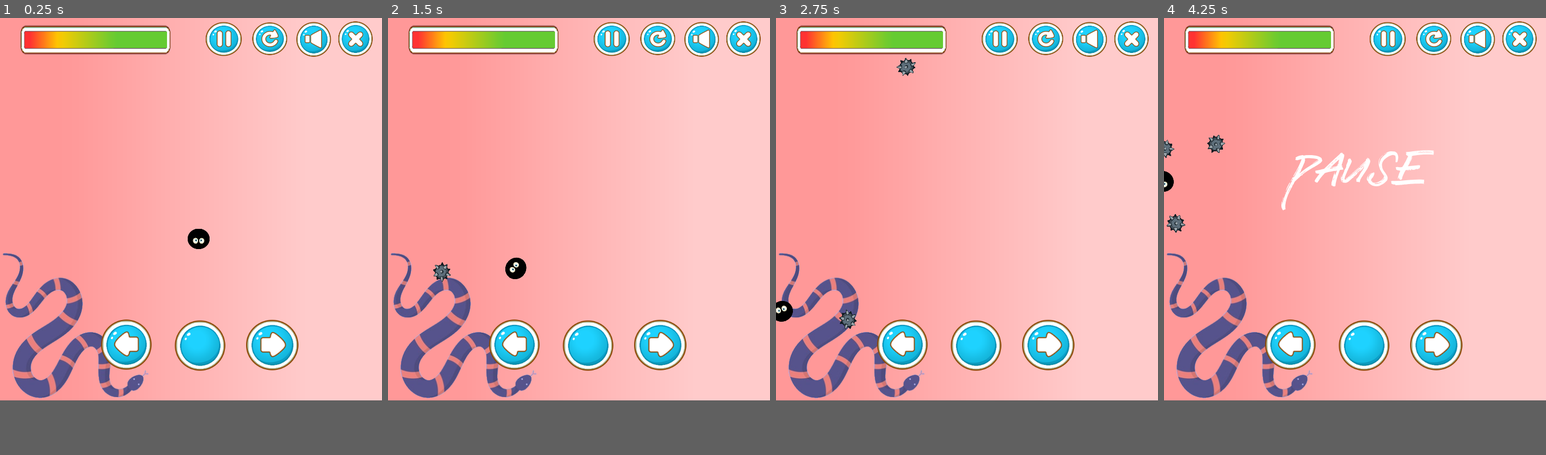
Above: before the commit, frames 1-4 (left to right).
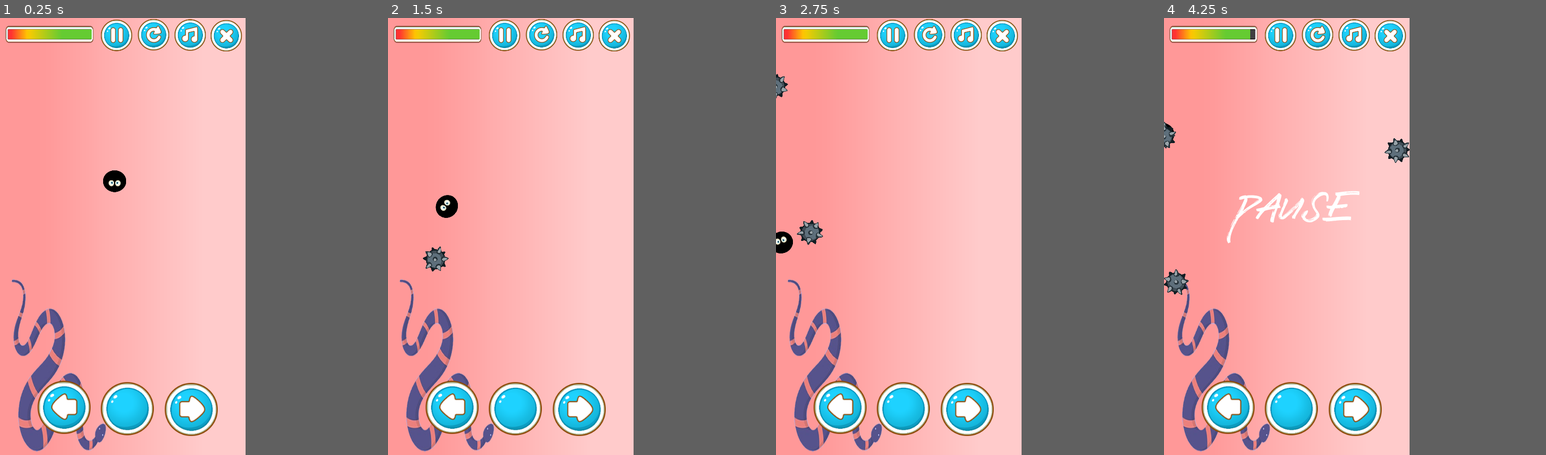
Above: after the commit, the same moments.

Repository: Rahisbel/Battle-Snake
Game: Godot game, scene res://Escenas/Main.tscn
The game is run twice, just before and just after one commit, with the same random seed, the same clock (stepped at 60 frames per second) and the same inputs. This scene is started directly instead of the project's main scene.
Inputs:
- Up to frame 1 (0.25 s): no input
- Up to frame 2 (1.5 s): hold Right (ui_right) 0.53-1.28 s; tap M (music) at 0.6, 1.35 s; hold Left (ui_left) from 1.28 s (still down)
- Up to frame 3 (2.75 s): release Left (ui_left) at 2.03 s; hold Right (ui_right) from 2.03 s (still down); tap M (music) at 2.1 s
- Up to frame 4 (4.25 s): release Right (ui_right) at 2.78 s; hold Up (ui_up) 2.78-3.53 s; tap M (music) at 2.85, 3.6 s; hold Left (ui_left) from 3.53 s (still down); tap Space (pause) at 4.15 s
In our replay, the window is 700x700 before the commit and 450x800 after it. These sizes can differ from the game's own. Grey fills any space a smaller window leaves; there, only what the larger window draws over its background counts as a difference.

The runs differ from the first frame. In frame 1, 20% of the frame differs, in the area x 0-98%, y 0-100%; in frame 2, 20%; in frame 3, 20%; in frame 4, 22%.

Commit message:
GUI terminada

Diff:
--- a/Escenas/Disparo.tscn
+++ b/Escenas/Disparo.tscn
@@ -32,10 +32,10 @@
 
 [node name="AnimatedSprite" type="AnimatedSprite" parent="."]
 position = Vector2( 6.81111, 7.67598 )
-scale = Vector2( 0.306424, 0.319937 )
+scale = Vector2( 0.5, 0.5 )
 frames = SubResource( 2 )
 animation = "bala"
-frame = 2
+frame = 1
 speed_scale = 2.0
 playing = true
 __meta__ = {
--- a/Escenas/Enemigo.tscn
+++ b/Escenas/Enemigo.tscn
@@ -28,7 +28,7 @@
 script = ExtResource( 1 )
 
 [node name="AnimatedSprite" type="AnimatedSprite" parent="."]
-scale = Vector2( 0.102875, 0.110884 )
+scale = Vector2( 0.25, 0.25 )
 frames = SubResource( 1 )
 animation = "1"
 speed_scale = 3.0
--- /dev/null
+++ b/Escenas/GameOver.tscn
@@ -0,0 +1,53 @@
+[gd_scene load_steps=9 format=2]
+
+[ext_resource path="res://Scripts/GameOver.gd" type="Script" id=1]
+[ext_resource path="res://Imagenes/menu.png" type="Texture" id=2]
+[ext_resource path="res://Imagenes/xc.png" type="Texture" id=3]
+[ext_resource path="res://font/Lucy Black.ttf" type="DynamicFontData" id=4]
+[ext_resource path="res://Imagenes/restart.png" type="Texture" id=5]
+[ext_resource path="res://Imagenes/menuuu.png" type="Texture" id=6]
+[ext_resource path="res://Imagenes/off.png" type="Texture" id=7]
+
+[sub_resource type="DynamicFont" id=1]
+size = 150
+font_data = ExtResource( 4 )
+
+[node name="GameOver" type="Node"]
+script = ExtResource( 1 )
+
+[node name="Sprite" type="Sprite" parent="."]
+position = Vector2( 379.479, 679.068 )
+scale = Vector2( 1.17119, 1.47093 )
+texture = ExtResource( 2 )
+
+[node name="Sprite2" type="Sprite" parent="."]
+position = Vector2( 535.265, 387.468 )
+scale = Vector2( 1.37, 1.43 )
+texture = ExtResource( 3 )
+
+[node name="Label" type="Label" parent="."]
+margin_left = 103.858
+margin_top = 67.9068
+margin_right = 597.858
+margin_bottom = 257.907
+custom_fonts/font = SubResource( 1 )
+text = "Game Over"
+
+[node name="PlayAgain" type="TouchScreenButton" parent="."]
+position = Vector2( 83.8847, 491.326 )
+scale = Vector2( 1.35, 1.35 )
+normal = ExtResource( 5 )
+
+[node name="Menu" type="TouchScreenButton" parent="."]
+position = Vector2( 277.611, 701.035 )
+scale = Vector2( 1.35, 1.35 )
+normal = ExtResource( 6 )
+
+[node name="Leave" type="TouchScreenButton" parent="."]
+position = Vector2( 479.342, 890.778 )
+scale = Vector2( 1.35, 1.35 )
+normal = ExtResource( 7 )
+
+[connection signal="pressed" from="PlayAgain" to="." method="_on_PlayAgain_pressed"]
+[connection signal="pressed" from="Menu" to="." method="_on_Menu_pressed"]
+[connection signal="pressed" from="Leave" to="." method="_on_Leave_pressed"]
--- a/Escenas/Jugador.tscn
+++ b/Escenas/Jugador.tscn
@@ -16,6 +16,7 @@
 
 [node name="Jugador" type="Area2D"]
 position = Vector2( 429.838, 238.883 )
+scale = Vector2( 1.8, 1.8 )
 input_pickable = false
 gravity = 0.0
 collision_mask = 6
--- a/Escenas/Main.tscn
+++ b/Escenas/Main.tscn
@@ -1,61 +1,64 @@
-[gd_scene load_steps=21 format=2]
+[gd_scene load_steps=22 format=2]
 
 [ext_resource path="res://Scripts/Main.gd" type="Script" id=1]
 [ext_resource path="res://Escenas/Enemigo.tscn" type="PackedScene" id=2]
 [ext_resource path="res://Escenas/Disparo.tscn" type="PackedScene" id=3]
 [ext_resource path="res://Escenas/Cuerpo.tscn" type="PackedScene" id=4]
-[ext_resource path="res://Imagenes/menu.png" type="Texture" id=5]
-[ext_resource path="res://Escenas/GUI.tscn" type="PackedScene" id=6]
-[ext_resource path="res://Escenas/Jugador.tscn" type="PackedScene" id=7]
-[ext_resource path="res://Imagenes/left.png" type="Texture" id=8]
-[ext_resource path="res://Imagenes/round.png" type="Texture" id=9]
-[ext_resource path="res://Imagenes/right.png" type="Texture" id=10]
-[ext_resource path="res://Imagenes/pause.png" type="Texture" id=11]
-[ext_resource path="res://Scripts/pausa.gd" type="Script" id=12]
-[ext_resource path="res://font/Lucy Black.ttf" type="DynamicFontData" id=13]
-[ext_resource path="res://Imagenes/off.png" type="Texture" id=14]
-[ext_resource path="res://Imagenes/restart.png" type="Texture" id=15]
-[ext_resource path="res://Imagenes/sonid.png" type="Texture" id=16]
-[ext_resource path="res://Music/melodyloops-preview-on-a-happy-vibe-2m30s.ogg" type="AudioStream" id=17]
-[ext_resource path="res://Scripts/music.gd" type="Script" id=18]
+[ext_resource path="res://Escenas/GameOver.tscn" type="PackedScene" id=5]
+[ext_resource path="res://Imagenes/menu.png" type="Texture" id=6]
+[ext_resource path="res://Escenas/GUI.tscn" type="PackedScene" id=7]
+[ext_resource path="res://Escenas/Jugador.tscn" type="PackedScene" id=8]
+[ext_resource path="res://Imagenes/left.png" type="Texture" id=9]
+[ext_resource path="res://Imagenes/round.png" type="Texture" id=10]
+[ext_resource path="res://Imagenes/right.png" type="Texture" id=11]
+[ext_resource path="res://Imagenes/pause.png" type="Texture" id=12]
+[ext_resource path="res://Scripts/pausa.gd" type="Script" id=13]
+[ext_resource path="res://font/Lucy Black.ttf" type="DynamicFontData" id=14]
+[ext_resource path="res://Imagenes/off.png" type="Texture" id=15]
+[ext_resource path="res://Imagenes/restart.png" type="Texture" id=16]
+[ext_resource path="res://Imagenes/music.png" type="Texture" id=17]
+[ext_resource path="res://Music/melodyloops-preview-on-a-happy-vibe-2m30s.ogg" type="AudioStream" id=18]
+[ext_resource path="res://Scripts/music.gd" type="Script" id=19]
 
 [sub_resource type="Curve2D" id=1]
 _data = {
-"points": PoolVector2Array( 0, 0, 0, 0, -0.692373, -2.5436, 0, 0, 0, 0, 1021.43, -2.5436, 0, 0, 0, 0, 1008.96, 705.3, 0, 0, 0, 0, 526.128, 702.782, 0, 0, 0, 0, 6.43553, 700.265, 0, 0, 0, 0, -0.692373, -2.5436 )
+"points": PoolVector2Array( 0, 0, 0, 0, -0.692373, -2.5436, 0, 0, 0, 0, 1008.66, -6.02768, 0, 0, 0, 0, 1029.17, 409.249, 0, 0, 0, 0, 1042.84, 847.782, 0, 0, 0, 0, 674.069, 842.551, 0, 0, 0, 0, 513.884, 852.312, 0, 0, 0, 0, 33.3289, 845.805, 0, 0, 0, 0, -9.79186, 469.049, 0, 0, 0, 0, -0.692373, -2.5436 )
 }
 
 [sub_resource type="DynamicFont" id=2]
-size = 100
-font_data = ExtResource( 13 )
+size = 150
+font_data = ExtResource( 14 )
 
 [node name="Main" type="Node"]
-editor/display_folded = true
 script = ExtResource( 1 )
 Enemigo = ExtResource( 2 )
 Disparo = ExtResource( 3 )
 Cuerpo = ExtResource( 4 )
+GameOver = ExtResource( 5 )
 
 [node name="Sprite" type="Sprite" parent="."]
-position = Vector2( 351.627, 352.364 )
-scale = Vector2( 1.00857, 1.02562 )
-texture = ExtResource( 5 )
+position = Vector2( 395.529, 690.688 )
+scale = Vector2( 1.15161, 1.48154 )
+texture = ExtResource( 6 )
 
-[node name="GUI" parent="." instance=ExtResource( 6 )]
-margin_left = 36.0
-margin_top = 7.0
-margin_right = 314.0
-margin_bottom = 49.0
+[node name="GUI" parent="." instance=ExtResource( 7 )]
+anchor_top = 0.03
+anchor_bottom = 0.03
+margin_left = 16.0
+margin_top = -22.98
+margin_right = 296.0
+margin_bottom = 44.02
 
-[node name="Jugador" parent="." instance=ExtResource( 7 )]
-position = Vector2( 372.663, 353.456 )
+[node name="Jugador" parent="." instance=ExtResource( 8 )]
+position = Vector2( 359.775, 457.991 )
 
 [node name="Position2D" type="Position2D" parent="."]
-position = Vector2( 370.776, 350.711 )
+position = Vector2( 370.776, 438.59 )
 
 [node name="Path2D" type="Path2D" parent="."]
 editor/display_folded = true
-position = Vector2( -1.98225, 2.17114 )
-scale = Vector2( 0.683046, 1 )
+position = Vector2( -8.71013, 3.78802 )
+scale = Vector2( 0.795003, 1.63567 )
 curve = SubResource( 1 )
 __meta__ = {
 "_edit_group_": true
@@ -63,6 +66,7 @@
 
 [node name="PathFollow2D" type="PathFollow2D" parent="Path2D"]
 position = Vector2( -0.692373, -2.5436 )
+rotation = -0.00345181
 
 [node name="TimerEnemigo" type="Timer" parent="."]
 
@@ -71,61 +75,60 @@
 one_shot = true
 
 [node name="left" type="TouchScreenButton" parent="."]
-position = Vector2( 183.017, 550.603 )
-scale = Vector2( 0.751491, 0.744599 )
-normal = ExtResource( 8 )
+position = Vector2( 113.399, 1131.33 )
+scale = Vector2( 1.35, 1.35 )
+normal = ExtResource( 9 )
 
 [node name="shots" type="TouchScreenButton" parent="."]
-position = Vector2( 318.16, 552.167 )
-scale = Vector2( 0.751491, 0.747682 )
-normal = ExtResource( 9 )
+position = Vector2( 311.137, 1135.5 )
+scale = Vector2( 1.35, 1.35 )
+normal = ExtResource( 10 )
 
 [node name="right" type="TouchScreenButton" parent="."]
-position = Vector2( 448.535, 551.084 )
-scale = Vector2( 0.780123, 0.749546 )
-normal = ExtResource( 10 )
+position = Vector2( 511.063, 1137.88 )
+scale = Vector2( 1.35, 1.35 )
+normal = ExtResource( 11 )
 
 [node name="pause" type="TouchScreenButton" parent="."]
 pause_mode = 2
-position = Vector2( 375.11, 6.57439 )
-scale = Vector2( 0.538483, 0.502981 )
-normal = ExtResource( 11 )
+position = Vector2( 312.838, 3.4835 )
+scale = Vector2( 0.8, 0.8 )
+normal = ExtResource( 12 )
 
 [node name="pausa" type="Node" parent="."]
 pause_mode = 2
-editor/display_folded = true
-script = ExtResource( 12 )
+script = ExtResource( 13 )
 
 [node name="Label" type="Label" parent="pausa"]
-margin_left = 216.098
-margin_top = 230.269
-margin_right = 480.098
-margin_bottom = 357.269
+margin_left = 195.115
+margin_top = 522.368
+margin_right = 591.115
+margin_bottom = 712.368
 custom_fonts/font = SubResource( 2 )
 text = "PAUSE"
 align = 1
 
 [node name="leave" type="TouchScreenButton" parent="."]
-position = Vector2( 618.228, 5.2611 )
-scale = Vector2( 0.513078, 0.517963 )
-normal = ExtResource( 14 )
+position = Vector2( 655.955, 4.65605 )
+scale = Vector2( 0.8, 0.8 )
+normal = ExtResource( 15 )
 
 [node name="restart" type="TouchScreenButton" parent="."]
-position = Vector2( 460.734, 7.14401 )
-scale = Vector2( 0.520732, 0.485231 )
-normal = ExtResource( 15 )
+position = Vector2( 428.674, 1.44808 )
+scale = Vector2( 0.8, 0.8 )
+normal = ExtResource( 16 )
 
 [node name="music" type="TouchScreenButton" parent="."]
 pause_mode = 2
-position = Vector2( 541.499, 6.4618 )
-scale = Vector2( 0.515365, 0.515365 )
-normal = ExtResource( 16 )
+position = Vector2( 543.135, 2.37091 )
+scale = Vector2( 0.8, 0.8 )
+normal = ExtResource( 17 )
 
 [node name="AudioStreamPlayer" type="AudioStreamPlayer" parent="."]
 pause_mode = 2
-stream = ExtResource( 17 )
+stream = ExtResource( 18 )
 autoplay = true
-script = ExtResource( 18 )
+script = ExtResource( 19 )
 
 [connection signal="cuerpo" from="Jugador" to="." method="_on_Jugador_cuerpo"]
 [connection signal="disparo" from="Jugador" to="." method="_on_Jugador_disparo"]
--- a/Escenas/Menu.tscn
+++ b/Escenas/Menu.tscn
@@ -2,75 +2,59 @@
 
 [ext_resource path="res://Scripts/Menu.gd" type="Script" id=1]
 [ext_resource path="res://Escenas/Main.tscn" type="PackedScene" id=2]
-[ext_resource path="res://Imagenes/menu.png" type="Texture" id=3]
-[ext_resource path="res://font/Lucy Black.ttf" type="DynamicFontData" id=4]
-[ext_resource path="res://Imagenes/dire.png" type="Texture" id=5]
-[ext_resource path="res://Imagenes/off.png" type="Texture" id=6]
-[ext_resource path="res://Imagenes/xc.png" type="Texture" id=7]
+[ext_resource path="res://Escenas/Programadors.tscn" type="PackedScene" id=3]
+[ext_resource path="res://Imagenes/menu.png" type="Texture" id=4]
+[ext_resource path="res://Imagenes/xc.png" type="Texture" id=5]
+[ext_resource path="res://font/Lucy Black.ttf" type="DynamicFontData" id=6]
+[ext_resource path="res://Imagenes/dire.png" type="Texture" id=7]
+[ext_resource path="res://Imagenes/off.png" type="Texture" id=8]
+[ext_resource path="res://Imagenes/credits.png" type="Texture" id=9]
 
 [sub_resource type="DynamicFont" id=1]
-size = 120
-font_data = ExtResource( 4 )
-
-[sub_resource type="DynamicFont" id=2]
-size = 40
-font_data = ExtResource( 4 )
-
-[sub_resource type="DynamicFont" id=3]
-size = 40
-font_data = ExtResource( 4 )
+size = 150
+font_data = ExtResource( 6 )
 
 [node name="Menu" type="CanvasLayer"]
 script = ExtResource( 1 )
 Main = ExtResource( 2 )
+Programadors = ExtResource( 3 )
 
 [node name="Sprite" type="Sprite" parent="."]
-position = Vector2( 354.907, 348.581 )
-scale = Vector2( 1.01758, 1.00293 )
-texture = ExtResource( 3 )
+position = Vector2( 375.447, 674.802 )
+scale = Vector2( 1.10426, 1.48314 )
+texture = ExtResource( 4 )
+
+[node name="Sprite2" type="Sprite" parent="."]
+position = Vector2( 523.789, 420.834 )
+scale = Vector2( 1.37, 1.43 )
+texture = ExtResource( 5 )
 
 [node name="Mensaje" type="Label" parent="."]
 anchor_left = 0.5
 anchor_right = 0.5
-margin_left = -267.034
-margin_top = 63.6948
-margin_right = 241.966
-margin_bottom = 216.695
+margin_left = -314.024
+margin_top = 78.4095
+margin_right = 322.976
+margin_bottom = 323.41
 custom_fonts/font = SubResource( 1 )
 text = "Battle Snake"
 
 [node name="start" type="TouchScreenButton" parent="."]
-position = Vector2( 263.632, 281.775 )
+position = Vector2( 245.056, 514.846 )
 rotation = 13.6502
-scale = Vector2( 0.797005, 0.80633 )
-normal = ExtResource( 5 )
-
-[node name="Label" type="Label" parent="start"]
-visible = false
-margin_left = -119.838
-margin_top = -93.024
-margin_right = -52.8383
-margin_bottom = -41.024
-custom_fonts/font = SubResource( 2 )
-text = "Start"
+scale = Vector2( 1.35, 1.35 )
+normal = ExtResource( 7 )
 
 [node name="leave" type="TouchScreenButton" parent="."]
-position = Vector2( 302.12, 431.128 )
-scale = Vector2( 0.792222, 0.794761 )
-normal = ExtResource( 6 )
+position = Vector2( 469.379, 897.463 )
+scale = Vector2( 1.35, 1.35 )
+normal = ExtResource( 8 )
 
-[node name="Label" type="Label" parent="leave"]
-visible = false
-margin_left = 27.4916
-margin_top = 3.88938
-margin_right = 102.492
-margin_bottom = 55.8894
-custom_fonts/font = SubResource( 3 )
-text = "Leave"
-
-[node name="Sprite2" type="Sprite" parent="."]
-position = Vector2( 543.252, 267.961 )
-texture = ExtResource( 7 )
+[node name="Credits" type="TouchScreenButton" parent="."]
+position = Vector2( 311.55, 707.313 )
+scale = Vector2( 1.35, 1.35 )
+normal = ExtResource( 9 )
 
 [connection signal="pressed" from="start" to="." method="_on_start_pressed"]
 [connection signal="pressed" from="leave" to="." method="_on_leave_pressed"]
+[connection signal="pressed" from="Credits" to="." method="_on_Credits_pressed"]
--- /dev/null
+++ b/Escenas/Programadors.tscn
@@ -0,0 +1,96 @@
+[gd_scene load_steps=12 format=2]
+
+[ext_resource path="res://Scripts/Programadors.gd" type="Script" id=1]
+[ext_resource path="res://Escenas/Main.tscn" type="PackedScene" id=2]
+[ext_resource path="res://menu.png" type="Texture" id=3]
+[ext_resource path="res://font/Lucy Black.ttf" type="DynamicFontData" id=4]
+[ext_resource path="res://Imagenes/left.png" type="Texture" id=5]
+[ext_resource path="res://Imagenes/menuuu.png" type="Texture" id=6]
+
+[sub_resource type="DynamicFont" id=1]
+size = 150
+font_data = ExtResource( 4 )
+
+[sub_resource type="DynamicFont" id=2]
+size = 85
+font_data = ExtResource( 4 )
+
+[sub_resource type="DynamicFont" id=3]
+size = 85
+font_data = ExtResource( 4 )
+
+[sub_resource type="DynamicFont" id=4]
+size = 85
+font_data = ExtResource( 4 )
+
+[sub_resource type="DynamicFont" id=5]
+size = 85
+font_data = ExtResource( 4 )
+
+[node name="Programadors" type="CanvasLayer"]
+script = ExtResource( 1 )
+Main = ExtResource( 2 )
+
+[node name="Sprite" type="Sprite" parent="."]
+position = Vector2( 387.825, 668.758 )
+scale = Vector2( 1.06629, 1.02608 )
+texture = ExtResource( 3 )
+
+[node name="Label" type="Label" parent="."]
+margin_left = 224.304
+margin_top = 53.2425
+margin_right = 561.304
+margin_bottom = 243.243
+custom_fonts/font = SubResource( 1 )
+text = "Credits"
+
+[node name="Label2" type="Label" parent="."]
+margin_left = 64.6478
+margin_top = 253.431
+margin_right = 676.648
+margin_bottom = 472.431
+custom_fonts/font = SubResource( 2 )
+text = "Rahisbel Herrera
+V- 25.713.434"
+align = 1
+valign = 1
+
+[node name="Label3" type="Label" parent="."]
+margin_left = 53.3014
+margin_top = 482.672
+margin_right = 625.301
+margin_bottom = 701.672
+custom_fonts/font = SubResource( 3 )
+text = "Ivan Marquez
+ V-26.403.075"
+align = 1
+valign = 1
+
+[node name="Label4" type="Label" parent="."]
+margin_left = 260.307
+margin_top = 740.885
+margin_right = 685.307
+margin_bottom = 848.885
+custom_fonts/font = SubResource( 4 )
+text = "Programacion II "
+
+[node name="Label5" type="Label" parent="."]
+margin_left = 220.586
+margin_top = 869.006
+margin_right = 700.586
+margin_bottom = 977.006
+custom_fonts/font = SubResource( 5 )
+text = "Informatica UNET"
+
+[node name="play" type="TouchScreenButton" parent="."]
+position = Vector2( 701.313, 1201.11 )
+rotation = 3.19395
+scale = Vector2( 1.35, 1.35 )
+normal = ExtResource( 5 )
+
+[node name="Menu" type="TouchScreenButton" parent="."]
+position = Vector2( 328.834, 1025.72 )
+scale = Vector2( 1.35, 1.35 )
+normal = ExtResource( 6 )
+
+[connection signal="pressed" from="play" to="." method="_on_volver_pressed"]
--- /dev/null
+++ b/Scripts/GameOver.gd
@@ -0,0 +1,20 @@
+extends Node
+
+export (PackedScene) var Main
+export (PackedScene) var Menu
+
+var press = false
+
+func _ready():
+	pass # Replace with function body.
+
+func _on_PlayAgain_pressed(): # jugar de nuevo
+	#get_node("/root/global").ir_escena("res://scene_b.scn")
+	get_node("/root/Global").ir_escena(Main)
+	press = true
+
+func _on_Menu_pressed(): # volver al menu
+	press = true
+
+func _on_Leave_pressed(): # salir
+	get_tree().quit()
--- /dev/null
+++ b/Scripts/Global.gd
@@ -0,0 +1,17 @@
+extends Node
+
+var escena_actual = null
+
+func _ready():
+	var raiz = get_tree().get_root()
+	escena_actual = raiz.get_child(raiz.get_child_count() - 1)
+
+func ir_escena(camino):
+	call_deferred("ir_escena_diferida",camino)
+
+func ir_escena_diferida(camino):
+	escena_actual.free()
+	var s = ResourceLoader.load(camino)
+	escena_actual = s.instance()
+	get_tree().get_root().add_child(escena_actual)
+	get_tree().set_current_scene(escena_actual)
--- a/Scripts/Jugador.gd
+++ b/Scripts/Jugador.gd
@@ -9,7 +9,7 @@
 #warning-ignore:unused_signal
 signal vida
 
-export var speed = 250 # velocidad del jugador
+export var speed = 350 # velocidad del jugador
 export (float) var velocidad_rot = 4.0
 
 #warning-ignore:unused_class_variable
@@ -61,7 +61,7 @@
 
 	# Detecta la colisión del enemigo
 func _on_Jugador_body_entered(body):
-	max_health -= 5;
+	max_health -= 2;
 	emit_signal("health",max_health)
 	if max_health == 0:
 		emit_signal("vida",max_health) # esto emite una señal al main para saber que ya perdió
--- a/Scripts/Main.gd
+++ b/Scripts/Main.gd
@@ -3,13 +3,14 @@
 export (PackedScene) var Enemigo
 export (PackedScene) var Disparo
 export (PackedScene) var Cuerpo
+export (PackedScene) var GameOver
 
 var score
-var maxEnem = 4
+var maxEnem = 15
 var cantidad
 var enemigos = [] #vector de enemigos
 var cantEnemigos = 0
-var speedE= 200  #Velocidad enemigo
+var speedE= 300  #Velocidad enemigo
 var body
 var nivel = 1
 
@@ -83,8 +84,9 @@
 
 func _on_Jugador_vida(max_health): #game over
 	if max_health == 0:
-		#get_tree().change_scene_to(Cuerpo) se supone que debe de cambiar a otra escena
-		get_tree().paused = true # por los momentos sólo se pausa
+		get_tree().change_scene_to(GameOver)
+		#get_tree().paused = true # por los momentos sólo se pausa
+		#get_node("/root/Global").ir_escena("res://GameOver.scn")
 
 func _nivel():
 	if cantidad == 0:
--- a/Scripts/Menu.gd
+++ b/Scripts/Menu.gd
@@ -1,6 +1,7 @@
 extends CanvasLayer
 
 export (PackedScene) var Main
+export (PackedScene) var Programadors
 signal Start
 
 func _ready():
@@ -23,3 +24,6 @@
 
 func _on_leave_pressed():
 	get_tree().quit()
+
+func _on_Credits_pressed():
+	get_tree().change_scene_to(Programadors)
--- /dev/null
+++ b/Scripts/Programadors.gd
@@ -0,0 +1,9 @@
+extends CanvasLayer
+
+export (PackedScene) var Main
+
+func _ready():
+	pass # Replace with function body.
+
+func _on_volver_pressed():
+	get_tree().change_scene_to(Main)
--- a/project.godot
+++ b/project.godot
@@ -18,11 +18,17 @@
 config/name="Battle Snake"
 run/main_scene="res://Escenas/Menu.tscn"
 
+[autoload]
+
+Global="*res://Scripts/Global.gd"
+
 [display]
 
-window/size/width=700
-window/size/height=700
-window/stretch/mode="viewport"
+window/size/width=768
+window/size/height=1366
+window/handheld/orientation="portrait"
+window/stretch/mode="2d"
+window/stretch/aspect="keep_height"
 
 [input]
 
Binary file removed: Bethanie Snake_PersonalUseOnly.ttf
Binary file added: Imagenes/credits.png
Not shown, added: Imagenes/credits.png.import
Binary file changed: Imagenes/menu.png
Binary file added: Imagenes/menuuu.png
Not shown, added: Imagenes/menuuu.png.import
Binary file added: Imagenes/music.png
Not shown, added: Imagenes/music.png.import
Binary file added: menu.png
Not shown, changed: Battle Snake.apk
